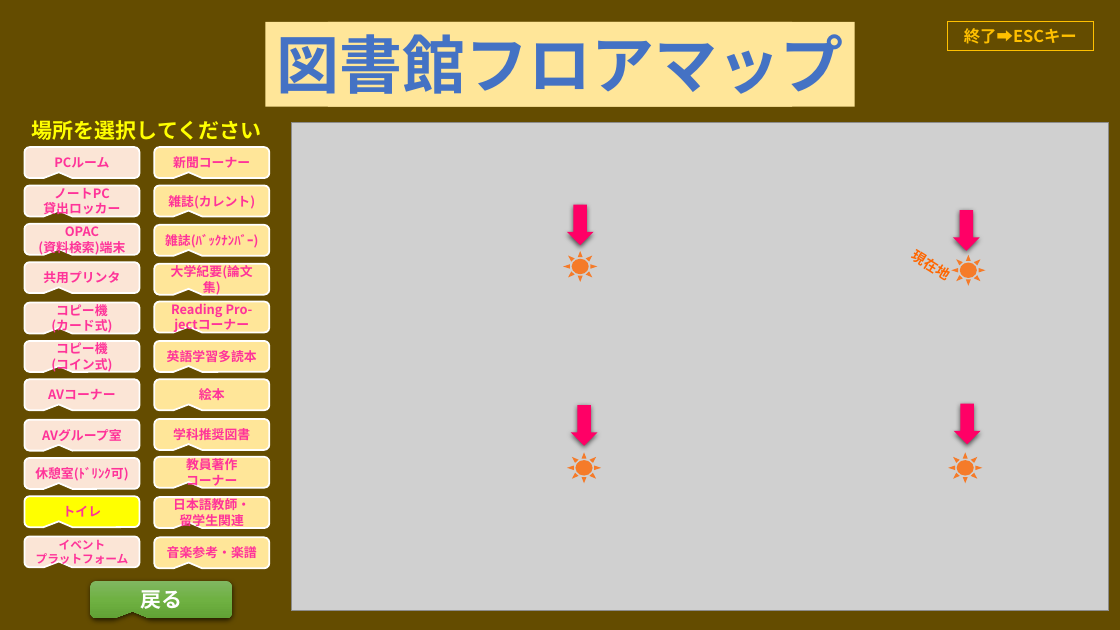
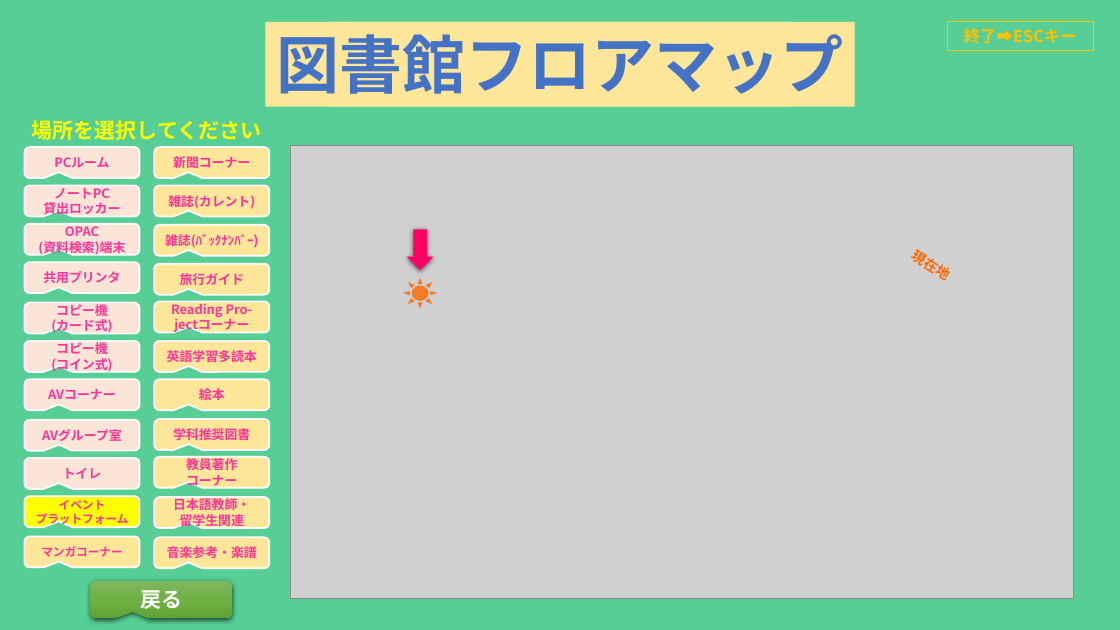
Before and after one commit to Nippo-Group/ferris-library-nuxt3, a slide deck: slide 81 of public/documents/floor-map/floor-map_3d.ppsx. Drawn at 1120x630 pixels with LibreOffice and Linux fonts; fonts in the diff are those of the drawing; grey boxes stand for pictures. Boxes give left, top, right and bottom in pixels: in the first picture for what was removed or moved away, otherwise in the second. Text is boxed around its words. In the diff, an @@ line names an element or a change of style, - is before the commit and + after.

```diff
--- a/public/documents/floor-map/floor-map_3d.ppsx
+++ b/public/documents/floor-map/floor-map_3d.ppsx
@@ background #644C00 to #56CE95 @@
@@ picture: place and size @@
-picture at box(292, 123, 1109, 611)
+picture at box(291, 145, 1074, 598)
@@ left arrow: place and size @@
-left arrow at box(567, 205, 594, 245)
+left arrow at box(407, 229, 434, 270)
@@ left arrow removed at box(953, 210, 980, 250) @@
@@ sun removed at box(951, 255, 986, 286) @@
@@ text in rounded speech box at box(180, 273, 244, 285): text changed @@
-大学紀要(論文集)
+旅行ガイド
@@ sun: place and size @@
-sun at box(563, 251, 597, 282)
+sun at box(403, 278, 438, 309)
@@ left arrow removed at box(571, 405, 597, 445) @@
@@ left arrow removed at box(954, 404, 981, 444) @@
@@ rounded speech box "トイレ": place and size @@
-rounded speech box "トイレ" at box(24, 497, 139, 528)
+rounded speech box "トイレ" at box(24, 458, 139, 489)
@@ rounded speech box "トイレ" at box(24, 458, 139, 489): fill #FFFF00 to #FBE5D6 @@
@@ rounded speech box removed at box(24, 458, 139, 489) @@
-休憩室(ﾄﾞﾘﾝｸ可)
@@ sun removed at box(567, 453, 602, 484) @@
@@ sun removed at box(949, 453, 983, 484) @@
@@ rounded speech box "イベント": place and size @@
-rounded speech box "イベント" at box(24, 537, 139, 568)
+rounded speech box "イベント" at box(24, 497, 139, 528)
@@ rounded speech box "イベント" at box(24, 497, 139, 528): fill #FBE5D6 to #FFFF00 @@
@@ rounded speech box added at box(24, 537, 139, 568), fill #FFE699, outline #FFFFFF 1.5 pt, 10 pt, text #FF3399, bold @@
+マンガコーナー
```
Also in this commit, not shown: 114 other slides changed, 1 other file.
